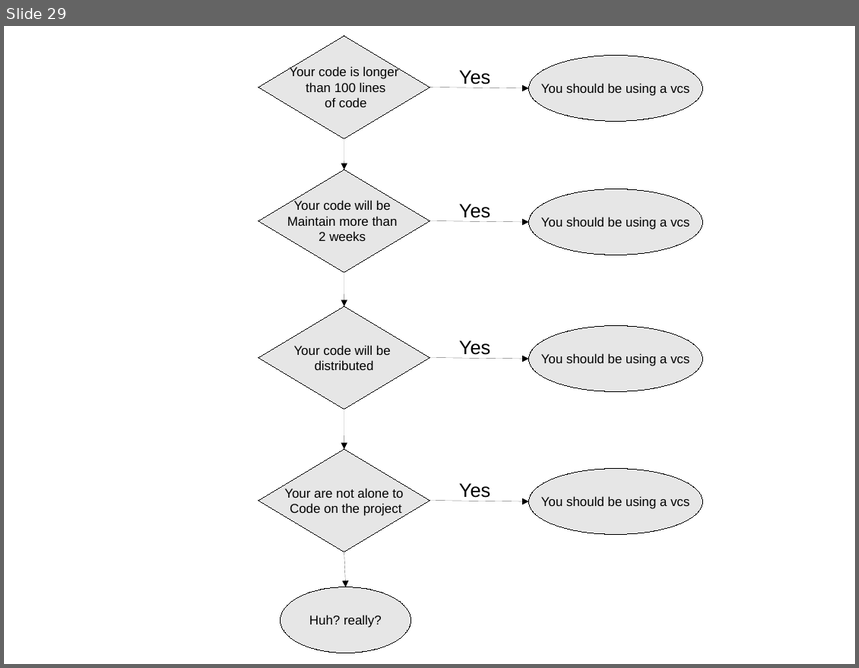
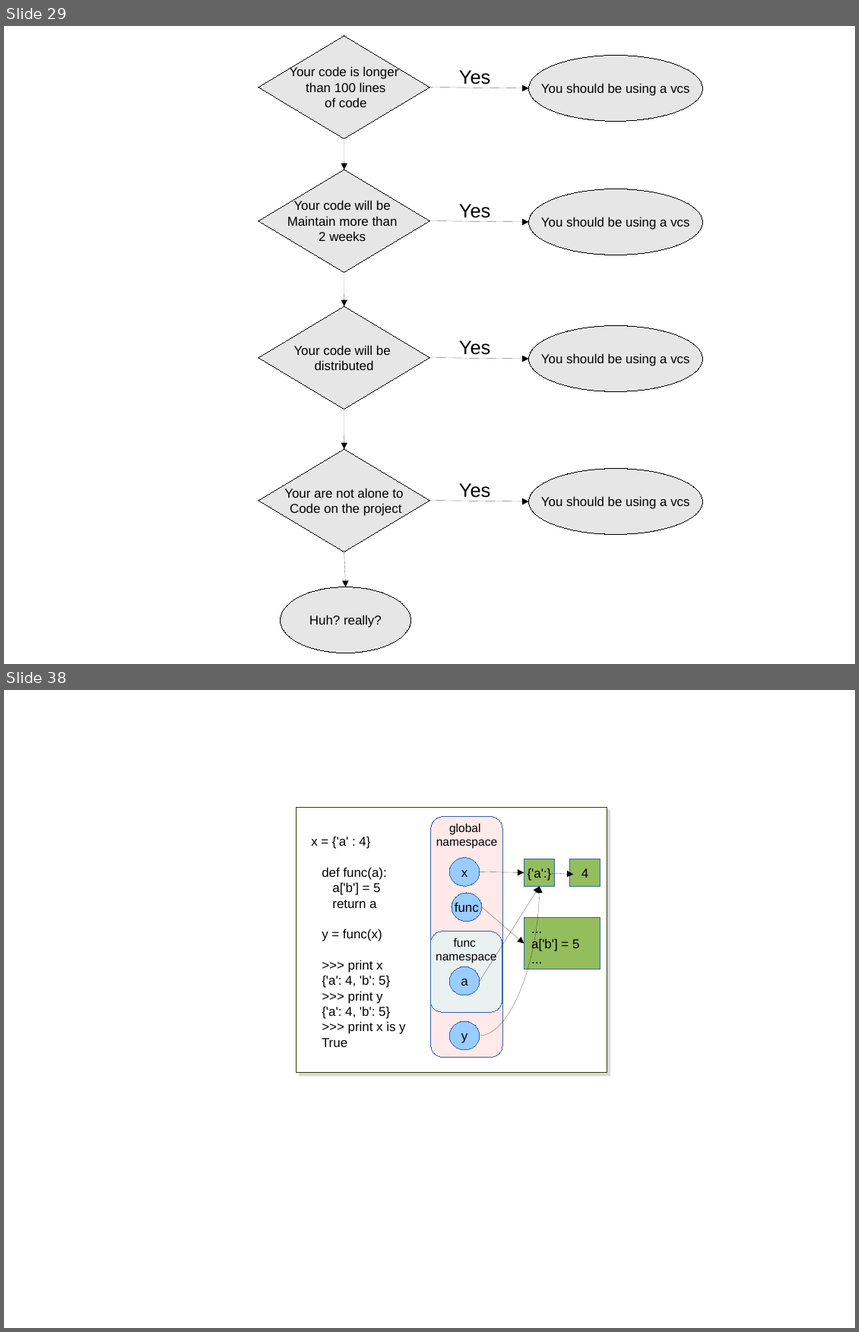
Before and after one commit to C3BI-pasteur-fr/python-course-1, a slide deck: figures.odp. Shown one above the other, each under a label of ours: slide 29 before the commit, slides 29 and 38 after it; the slides between them are not shown. The pictures are 859x668 and 859x1332 pixels, drawn with LibreOffice and Linux fonts; fonts in the diff are those of the drawing. Boxes give left, top, right and bottom in pixels: in the first picture for what was removed or moved away, otherwise in the second. Text is boxed around its words. In the diff, an @@ line names an element or a change of style, - is before the commit and + after.

```diff
--- a/figures.odp
+++ b/figures.odp
@@ slide 38 added at (x1=4, y1=690, x2=855, y2=1328), background #FFFFFF @@
@@ rectangle added at (x1=296, y1=807, x2=607, y2=1073), fill #FFFFFF, outline #314004 0.71 pt @@
@@ freeform shape added at (x1=431, y1=817, x2=503, y2=1058), fill #FFC8C8 at 40% opacity, outline #3465AF 0 pt @@
@@ text added at (x1=436, y1=823, x2=497, y2=849), 11 pt, text #000000 @@
+global
+namespace
@@ text added at (x1=311, y1=836, x2=405, y2=1047), 12 pt, text #000000 @@
+x = {'a' : 4}
+def func(a):
+a['b'] = 5
+return a
+y = func(x)
+>>> print x
+{'a': 4, 'b': 5}
+>>> print y
+{'a': 4, 'b': 5}
+>>> print x is y
+True
@@ ellipse added at (x1=449, y1=858, x2=480, y2=886), fill #99CCFF, outline #3465AF 0 pt, 12 pt, text #000000 @@
+x
@@ rectangle added at (x1=525, y1=859, x2=556, y2=887), fill #94BD5E, outline #3465AF 0 pt, 12 pt, text #000000 @@
+{'a':}
@@ rectangle added at (x1=570, y1=859, x2=601, y2=887), fill #94BD5E, outline #3465AF 0 pt, 12 pt, text #000000 @@
+4
@@ ellipse added at (x1=452, y1=893, x2=482, y2=922), fill #99CCFF, outline #3465AF 0 pt, 12 pt, text #000000 @@
+func
@@ arrow added from (480, 872) to (525, 873), #000000 0 pt @@
@@ arrow added from (480, 981) to (540, 886), #000000 0 pt @@
@@ curved arrow added from (480, 1036) to (540, 886), #000000 0 pt @@
@@ arrow added from (553, 873) to (574, 875), #000000 0 pt @@
@@ arrow added from (482, 907) to (525, 943), #000000 0 pt @@
@@ freeform shape added at (x1=430, y1=932, x2=503, y2=1013), fill #CCFFFF at 40% opacity, outline #3465AF 0 pt @@
@@ text added at (x1=436, y1=938, x2=496, y2=964), 11 pt, text #000000 @@
+func
+namespace
@@ rectangle added at (x1=525, y1=918, x2=601, y2=970), fill #94BD5E, outline #3465AF 0 pt, 12 pt, text #000000 @@
+...
+a['b'] = 5
+...
@@ ellipse added at (x1=449, y1=967, x2=480, y2=996), fill #99CCFF, outline #3465AF 0 pt, 12 pt, text #000000 @@
+a
@@ ellipse added at (x1=449, y1=1021, x2=480, y2=1050), fill #99CCFF, outline #3465AF 0 pt, 12 pt, text #000000 @@
+y
```
Also in this commit, not shown: 2 slides changed, 15 other slides added, 1 other file.
